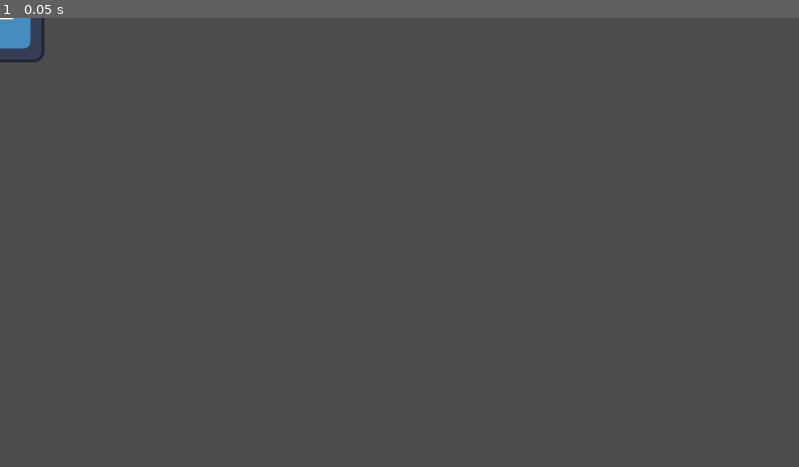
Above: before the commit, frame 1.
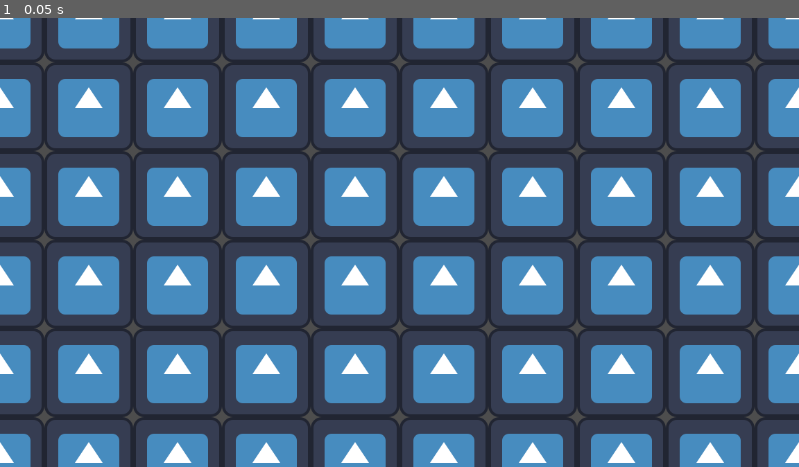
Above: after the commit, the same moment.

Repository: tmrupp/LD53
Game: Godot game, scene res://main.tscn
Same seed, same stepped clock (60 frames per second), same inputs: the game is played once before the commit and once after it. The engine's default icon, where the game draws it, is replaced by a stand-in: a white triangle on a blue panel in a dark square.
Inputs:
- Up to frame 1 (0.05 s): no input

The runs differ from the first frame. In frame 1, 58% of the frame differs, in the area x 0-100%, y 0-100%.

Commit message:
making a grid

Diff:
--- /dev/null
+++ b/River.gd
@@ -0,0 +1,24 @@
+extends Node2D
+
+var spacing = 128.0
+var map = []
+
+var map_size = Vector2i(10,10)
+
+var sprite = preload("res://lil_guy.tscn")
+@onready var main = $".."
+
+# Called when the node enters the scene tree for the first time.
+func _ready():
+	spacing = sprite.instantiate().texture.get_width()
+	print(spacing)
+	for x in range(map_size.x):
+		for y in range(map_size.y):
+			var instance = sprite.instantiate()
+			add_child(instance)
+			instance.position = Vector2(x, y) * spacing
+	pass # Replace with function body.
+
+# Called every frame. 'delta' is the elapsed time since the previous frame.
+func _process(delta):
+	pass
--- /dev/null
+++ b/lil_guy.tscn
@@ -0,0 +1,6 @@
+[gd_scene load_steps=2 format=3 uid="uid://d3wa2v70apwfv"]
+
+[ext_resource type="Texture2D" uid="uid://c6o0ro4o3waef" path="res://icon.svg" id="1_dmf0r"]
+
+[node name="LilGuy" type="Sprite2D"]
+texture = ExtResource("1_dmf0r")
--- a/main.tscn
+++ b/main.tscn
@@ -1,8 +1,11 @@
-[gd_scene load_steps=2 format=3 uid="uid://cgg7fyj7qb0qu"]
+[gd_scene load_steps=3 format=3 uid="uid://cgg7fyj7qb0qu"]
 
-[ext_resource type="Texture2D" uid="uid://c6o0ro4o3waef" path="res://icon.svg" id="1_qpcv4"]
+[ext_resource type="PackedScene" uid="uid://d3wa2v70apwfv" path="res://lil_guy.tscn" id="1_6euwy"]
+[ext_resource type="Script" path="res://River.gd" id="2_ownun"]
 
 [node name="Main" type="Node2D"]
 
-[node name="LilGuy" type="Sprite2D" parent="."]
-texture = ExtResource("1_qpcv4")
+[node name="LilGuy" parent="." instance=ExtResource("1_6euwy")]
+
+[node name="River" type="Node2D" parent="."]
+script = ExtResource("2_ownun")
